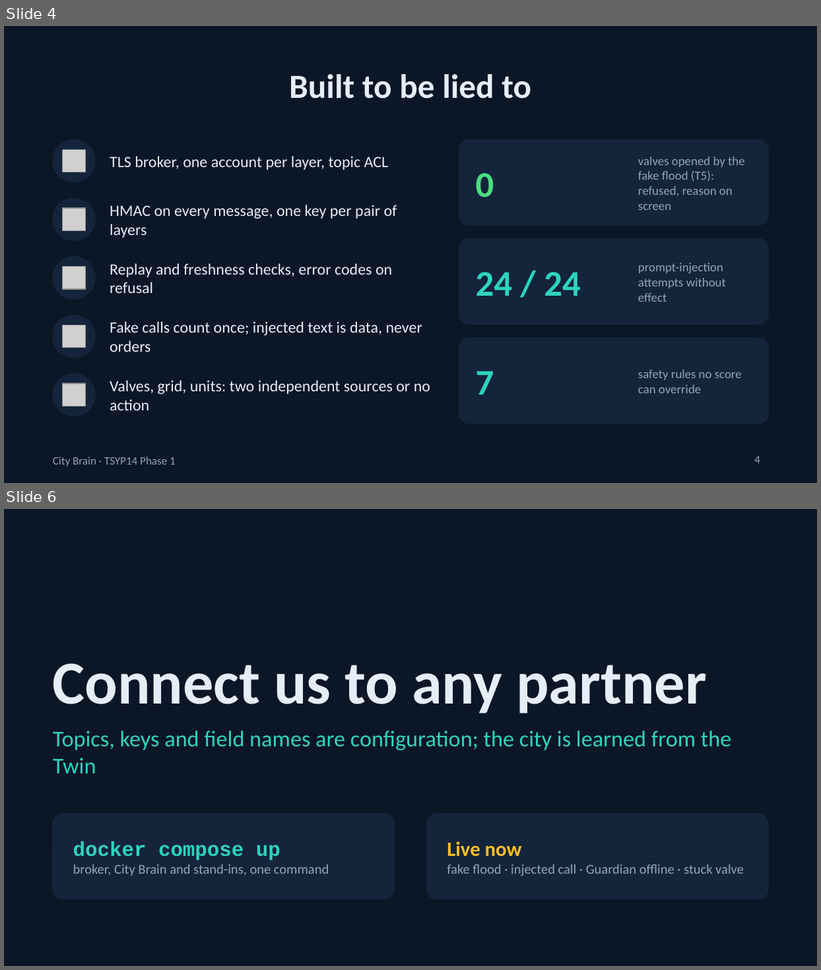
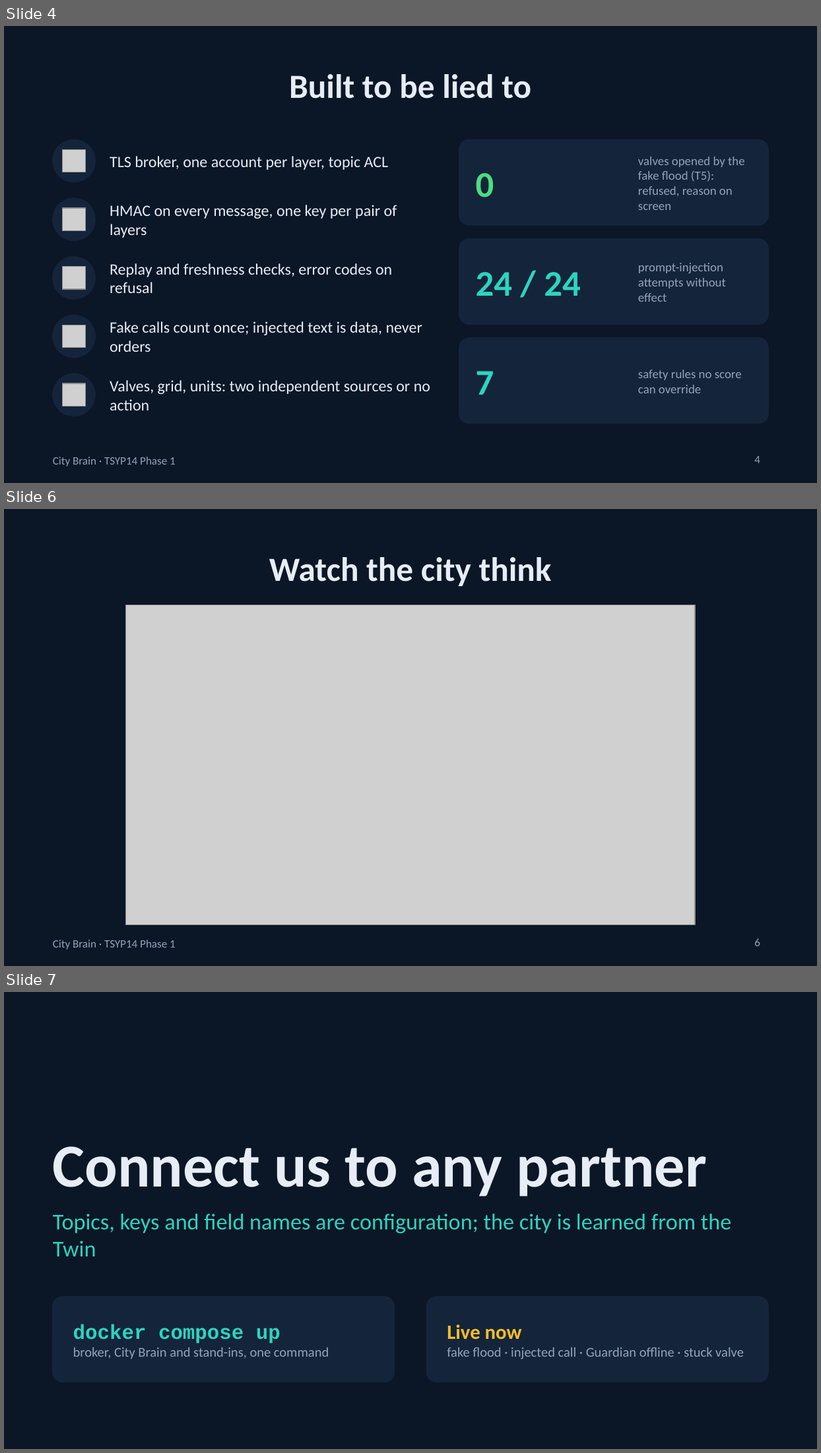
Before and after one commit to Omar-Brika/city-brain-convergence, a slide deck: docs/pitch/pitch.pptx. Shown one above the other, each under a label of ours: slides 4 and 6 before the commit, slides 4, 6 and 7 after it; the slides between them are not shown. The pictures are 821x970 and 821x1453 pixels, drawn with LibreOffice and Linux fonts; fonts in the diff are those of the drawing; grey boxes stand for pictures. Boxes give left, top, right and bottom in pixels: in the first picture for what was removed or moved away, otherwise in the second. Text is boxed around its words. In the diff, an @@ line names an element or a change of style, - is before the commit and + after.

```diff
--- a/docs/pitch/pitch.pptx
+++ b/docs/pitch/pitch.pptx
@@ slide 6 added at [4,509,817,966], background #0B1626; not listed: 1 template element that a slide beside it also shows @@
@@ title added at [269,557,552,586], 30 pt, text #E6EDF7, bold @@
+Watch the city think
@@ picture added at [126,605,695,925] @@
@@ page number added at [754,939,760,947], 10 pt, text #94A3B8 @@
+6
@@ what was slide 6 is now slide 7 @@
```
Also in this commit, not shown: 1 slide changed, 15 other files.
